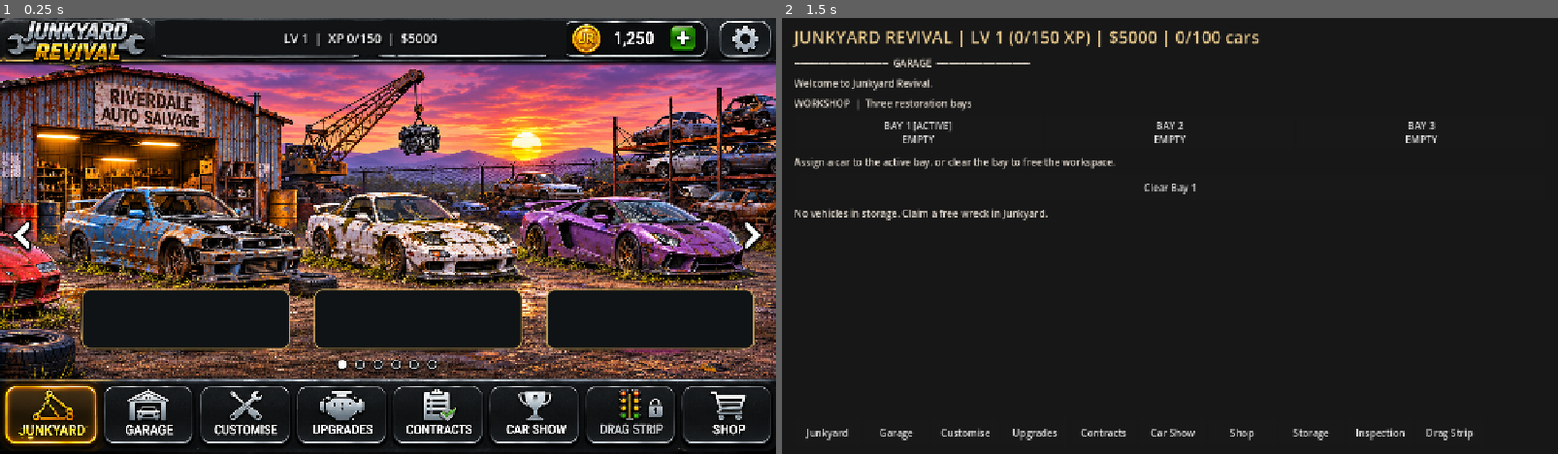
Above: before the commit, frames 1-2 (left to right).
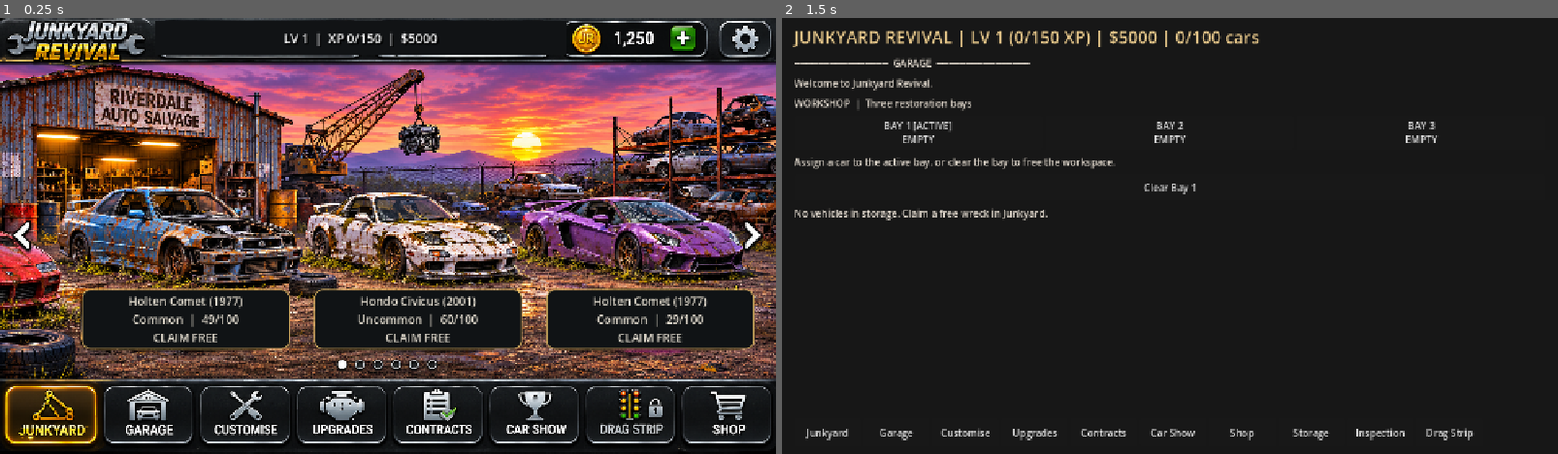
Above: after the commit, the same moments.

Repository: Paulliiee23/Junkyard-revival
Game: Godot game, scene res://scenes/main.tscn
Same seed, same stepped clock (60 frames per second), same inputs: the game is played once before the commit and once after it.
Inputs (mouse positions are in pixels of both pictures, inside the frame that each line leads up to):
- Up to frame 1 (0.25 s): no input
- Up to frame 2 (1.5 s): click (836, 419) at 0.52 s; click (929, 419) at 1.27 s

The runs differ from the first frame. In frame 1, 1.4% of the frame differs, in the area x 16-92%, y 63-75%; in frame 2, nothing differs.

Commit message:
Connect real yard stock to concept cards and protect empty slots

Diff:
--- a/scripts/main.gd
+++ b/scripts/main.gd
@@ -97,6 +97,10 @@
         status = "No wrecks available until the next refresh."
         _render()
         return
+    if index >= stock.size():
+        status = "This salvage slot is empty."
+        _render()
+        return
     _claim_stock_wreck((concept_slot + index) % stock.size())
 
 func _label(value: String) -> void:
@@ -117,6 +121,8 @@
     root.visible = current_tab != 0
     concept_screen.visible = current_tab == 0
     concept_screen.update_hud(level, xp, PlayerProgress.required_xp(level), cash)
+    var visible_stock: Array = yard_stock.get(str(selected_zone), {}).get("cars", [])
+    concept_screen.update_stock(visible_stock, concept_slot, JunkyardZones.zone_name(selected_zone))
     header.text = "JUNKYARD REVIVAL | LV %d (%d/%d XP) | $%d | %d/%d cars" % [level, xp, PlayerProgress.required_xp(level), cash, cars.size(), MAX_STORAGE]
     for child in body.get_children():
         body.remove_child(child)
